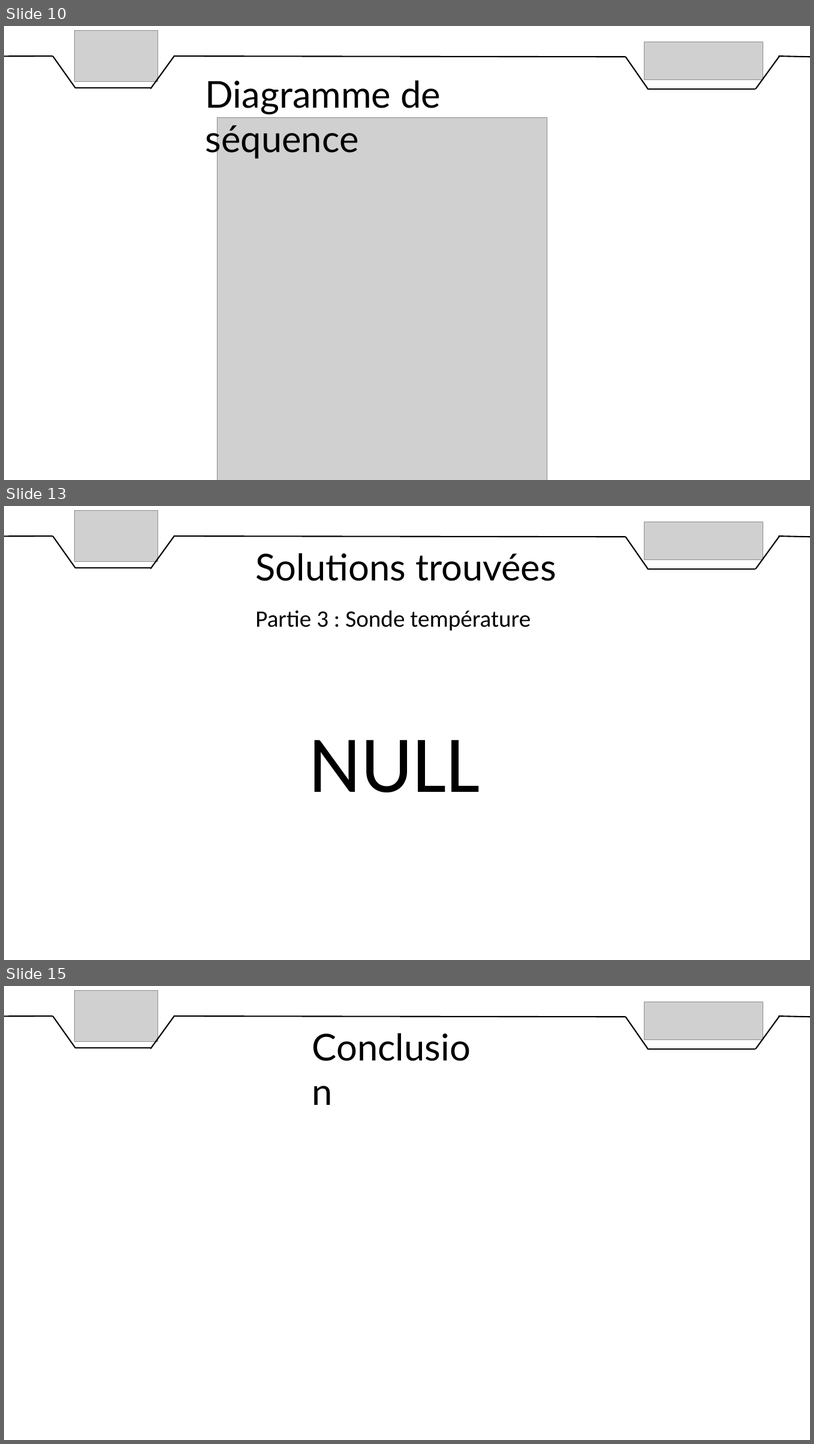
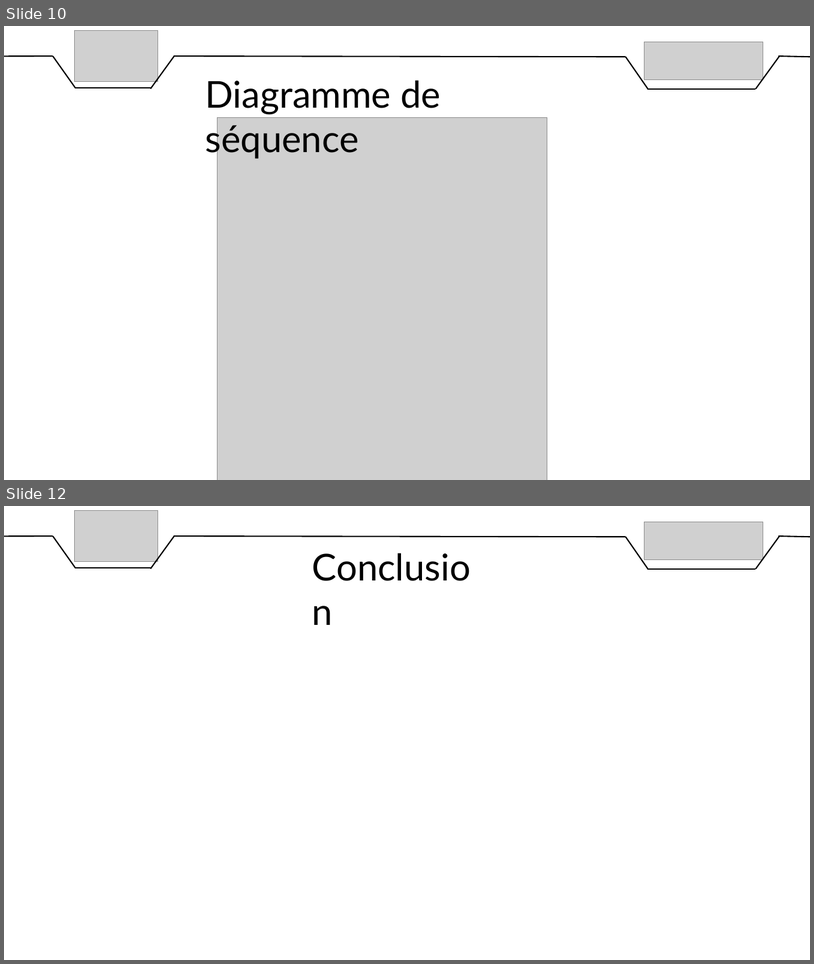
Before and after one commit to DylanChe/SupervisionSerre, a slide deck: oral_projet/revue_2/diaporama_revue_2_steven.pptx. Shown one above the other, each under a label of ours: slides 10, 13 and 15 before the commit, slides 10 and 12 after it; the slides between them are not shown. The pictures are 814x1444 and 814x964 pixels, drawn with LibreOffice and Linux fonts; fonts in the diff are those of the drawing; grey boxes stand for pictures. Boxes give left, top, right and bottom in pixels: in the first picture for what was removed or moved away, otherwise in the second. Text is boxed around its words. In the diff, an @@ line names an element or a change of style, - is before the commit and + after.

```diff
--- a/oral_projet/revue_2/diaporama_revue_2_steven.pptx
+++ b/oral_projet/revue_2/diaporama_revue_2_steven.pptx
@@ slide 13 removed at (4, 506, 810, 960), background #FFFFFF @@
@@ picture removed at (75, 510, 158, 562) @@
@@ picture removed at (645, 522, 764, 559) @@
@@ line removed from (4, 536) to (53, 536) @@
@@ line removed from (53, 536) to (75, 568) @@
@@ line removed from (174, 535) to (150, 569) @@
@@ line removed from (174, 536) to (626, 537) @@
@@ line removed from (626, 537) to (649, 570) @@
@@ line removed from (780, 535) to (756, 569) @@
@@ line removed from (779, 536) to (810, 537) @@
@@ text removed at (255, 553, 557, 581) @@
-Solutions trouvées
@@ line removed from (75, 568) to (152, 568) @@
@@ line removed from (649, 569) to (756, 569) @@
@@ text removed at (255, 610, 531, 631) @@
-Partie 3 : Sonde température
@@ text removed at (309, 739, 480, 792) @@
-NULL
@@ what was slide 15 is now slide 12 @@
```
Also in this commit, not shown: 3 slides changed, 2 other slides removed, 2 other files.
